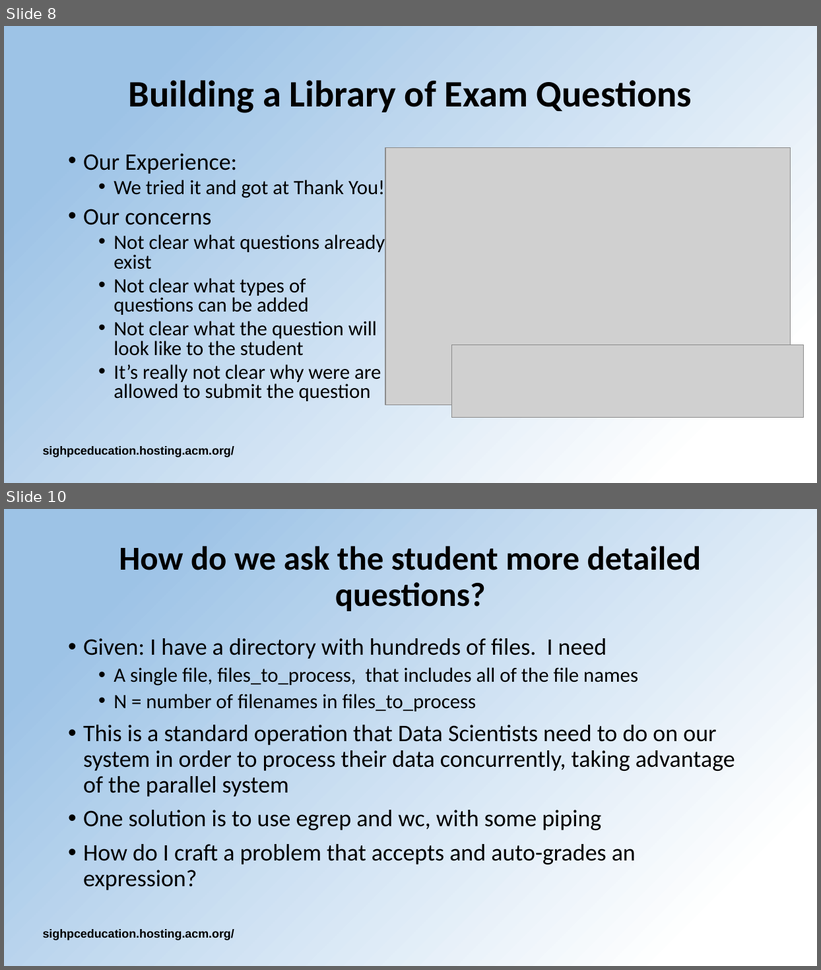
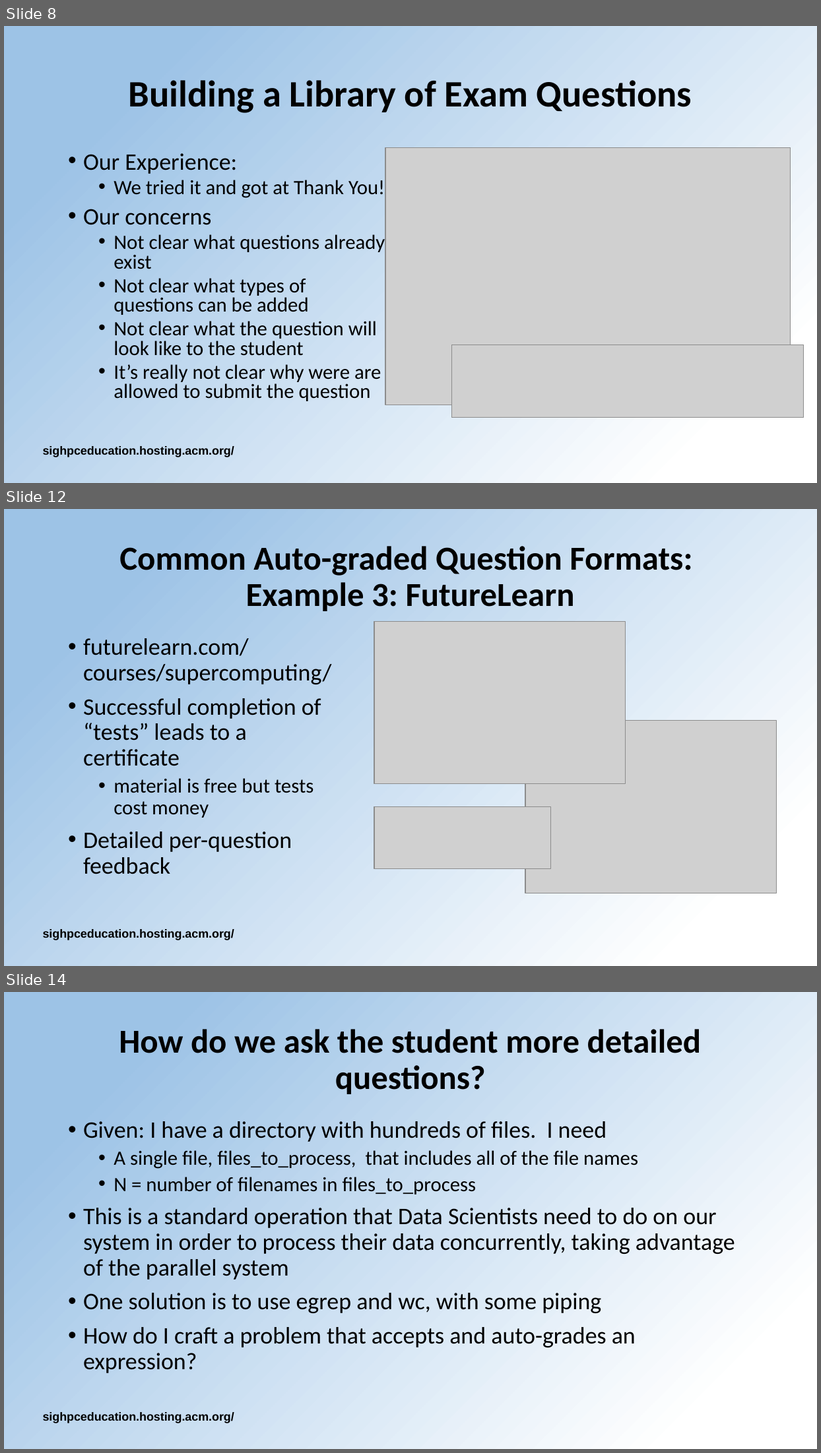
Before and after one commit to HPC-certification-forum/www, a slide deck: data/assets/talks/2020-05/SIGHPC-EduChpt-slides-CertForumWkshp2020.pptx. Shown one above the other, each under a label of ours: slides 8 and 10 before the commit, slides 8, 12 and 14 after it; the slides between them are not shown. The pictures are 821x970 and 821x1453 pixels, drawn with LibreOffice and Linux fonts; fonts in the diff are those of the drawing; grey boxes stand for pictures; background and template pictures are left out. Boxes give left, top, right and bottom in pixels: in the first picture for what was removed or moved away, otherwise in the second. Text is boxed around its words. In the diff, an @@ line names an element or a change of style, - is before the commit and + after.

```diff
--- a/data/assets/talks/2020-05/SIGHPC-EduChpt-slides-CertForumWkshp2020.pptx
+++ b/data/assets/talks/2020-05/SIGHPC-EduChpt-slides-CertForumWkshp2020.pptx
@@ slide 12 added at (x1=4, y1=509, x2=817, y2=966), background gradient #9DC3E6 to #FFFFFF; not listed: 1 template element that a slide beside it also shows @@
@@ title added at (x1=120, y1=546, x2=692, y2=611), 29.7 pt, text #000000, bold @@
+Common Auto-graded Question Formats:
+Example 3: FutureLearn
@@ picture added at (x1=374, y1=622, x2=625, y2=784) @@
@@ text added at (x1=83, y1=638, x2=331, y2=875), 21 pt, text #000000 @@
+• futurelearn.com/courses/supercomputing/
+• Successful completion of “tests” leads to a certificate
+  • material is free but tests cost money
+• Detailed per-question feedback
@@ picture added at (x1=525, y1=720, x2=776, y2=894) @@
@@ picture added at (x1=374, y1=807, x2=550, y2=869) @@
@@ what was slide 10 is now slide 14 @@
```
Also in this commit, not shown: 5 slides changed, 4 other slides added, 2 other files.
